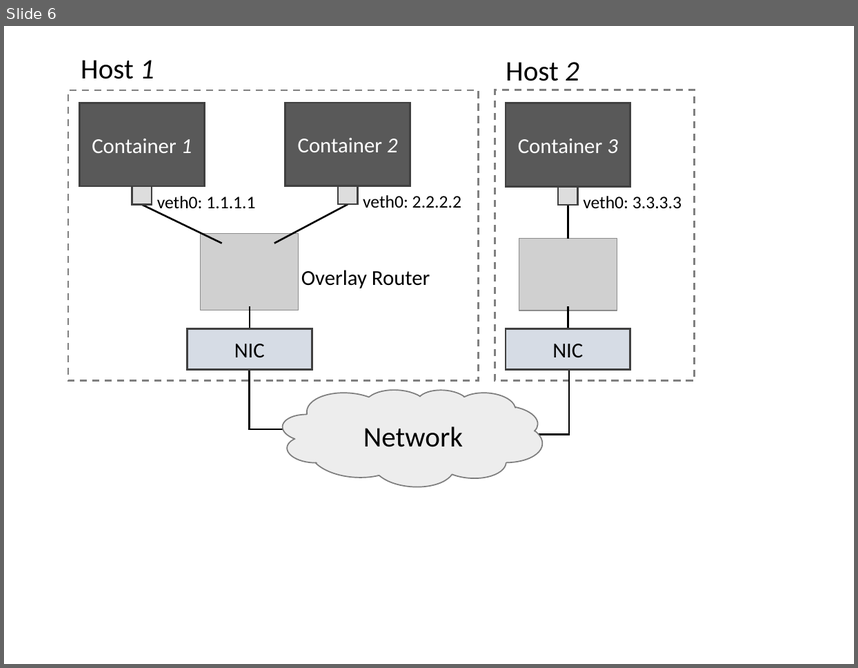
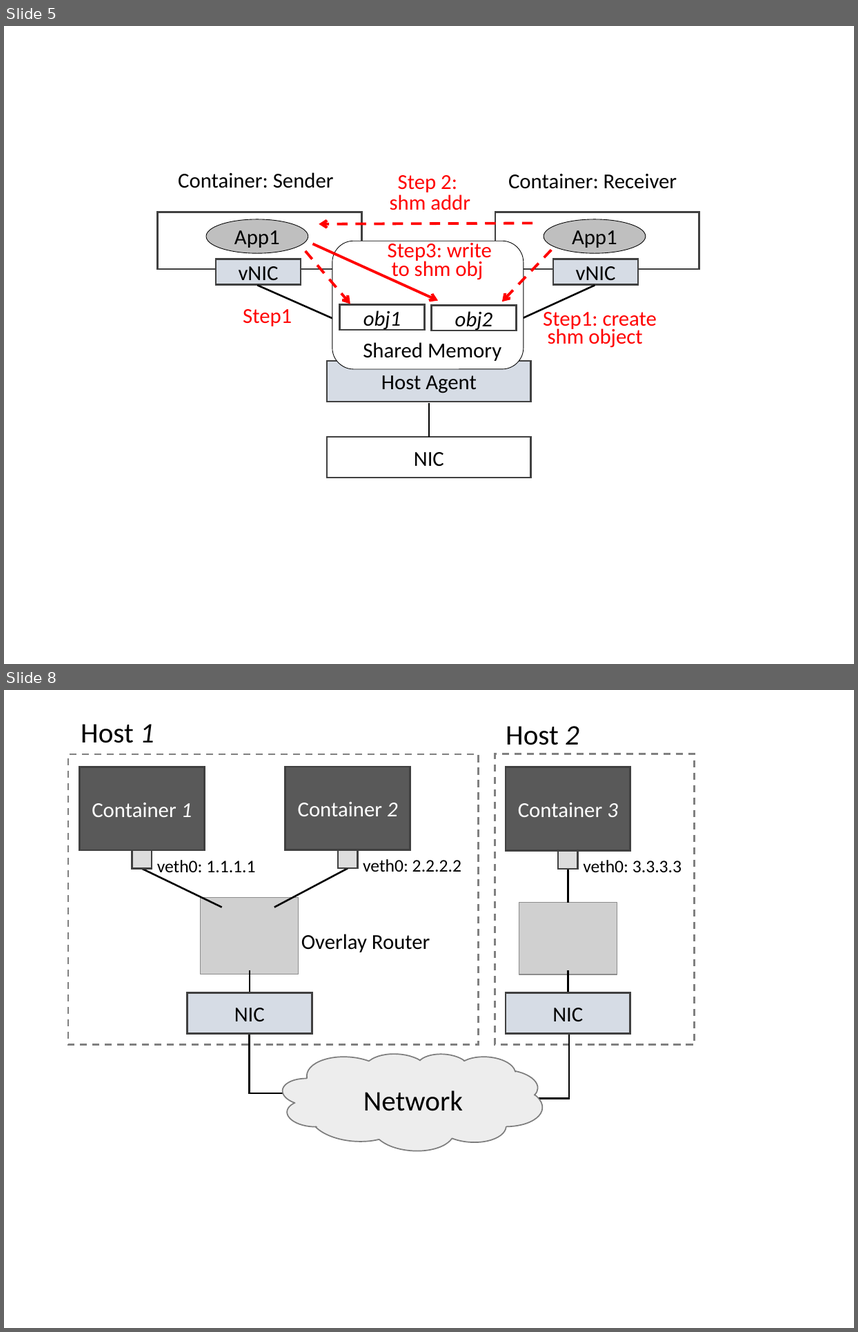
Before and after one commit to lampson0505/freeflow-hotnets16, a slide deck: figures/figures.pptx. Shown one above the other, each under a label of ours: slide 6 before the commit, slides 5 and 8 after it; the slides between them are not shown. The pictures are 858x668 and 858x1332 pixels, drawn with LibreOffice and Linux fonts; fonts in the diff are those of the drawing; grey boxes stand for pictures. Boxes give left, top, right and bottom in pixels: in the first picture for what was removed or moved away, otherwise in the second. Text is boxed around its words. In the diff, an @@ line names an element or a change of style, - is before the commit and + after.

```diff
--- a/figures/figures.pptx
+++ b/figures/figures.pptx
@@ slide 5 added at box(4, 26, 854, 664), background #FFFFFF @@
@@ text added at box(178, 172, 334, 188), 18 pt, text #000000 @@
+Container: Sender
@@ text added at box(390, 175, 470, 210), 18 pt, text #FF0000 @@
+Step 2:
+shm addr
@@ text added at box(508, 174, 677, 189), 18 pt, text #000000 @@
+Container: Receiver
@@ rectangle added at box(158, 212, 362, 269), outline #404040 1.5 pt @@
@@ ellipse added at box(206, 219, 308, 253), fill #BFBFBF, outline #000000 0.5 pt, 18 pt, text #000000 @@
+App1
@@ arrow added from (533, 223) to (319, 224), #FF0000 2.25 pt dashed @@
@@ rectangle added at box(495, 212, 700, 269), outline #404040 1.5 pt @@
@@ ellipse added at box(544, 219, 646, 253), fill #BFBFBF, outline #000000 0.5 pt, 18 pt, text #000000 @@
+App1
@@ arrow added from (305, 251) to (350, 304), #FF0000 2.25 pt dashed @@
@@ arrow added from (312, 243) to (439, 301), #FF0000 2.25 pt @@
@@ rounded rectangle added at box(332, 241, 524, 370), fill #FFFFFF, outline #000000 0.5 pt @@
@@ text added at box(388, 241, 492, 281), 18 pt, text #FF0000 @@
+Step3: write
+to shm obj
@@ arrow added from (551, 250) to (502, 301), #FF0000 2.25 pt dashed @@
@@ rectangle added at box(216, 259, 301, 285), fill #D6DCE5, outline #404040 1.5 pt, 18 pt, text #000000 @@
+vNIC
@@ rectangle added at box(553, 259, 638, 285), fill #D6DCE5, outline #404040 1.5 pt, 18 pt, text #000000 @@
+vNIC
@@ line added from (257, 285) to (429, 361), #000000 1.5 pt @@
@@ line added from (595, 285) to (429, 361), #000000 1.5 pt @@
@@ text added at box(243, 309, 292, 326), 18 pt, text #FF0000 @@
+Step1
@@ rectangle added at box(340, 304, 425, 330), outline #404040 1.5 pt, 18 pt, text #000000, italic @@
+obj1
@@ rectangle added at box(432, 305, 517, 330), outline #404040 1.5 pt, 18 pt, text #000000, italic @@
+obj2
@@ text added at box(543, 308, 657, 348), 18 pt, text #FF0000 @@
+Step1: create
+shm object
@@ text added at box(363, 342, 501, 361), 18 pt, text #000000 @@
+Shared Memory
@@ rectangle added at box(327, 361, 531, 402), fill #D6DCE5, outline #404040 1.5 pt, 18 pt, text #000000 @@
+Host Agent
@@ line added from (429, 403) to (429, 437), #000000 1.5 pt @@
@@ rectangle added at box(327, 437, 531, 477), outline #404040 1.5 pt, 18 pt, text #000000 @@
+NIC
@@ what was slide 6 is now slide 8 @@
```
Also in this commit, not shown: 4 slides changed, 2 other slides added, 1 slide removed, 4 other files.
